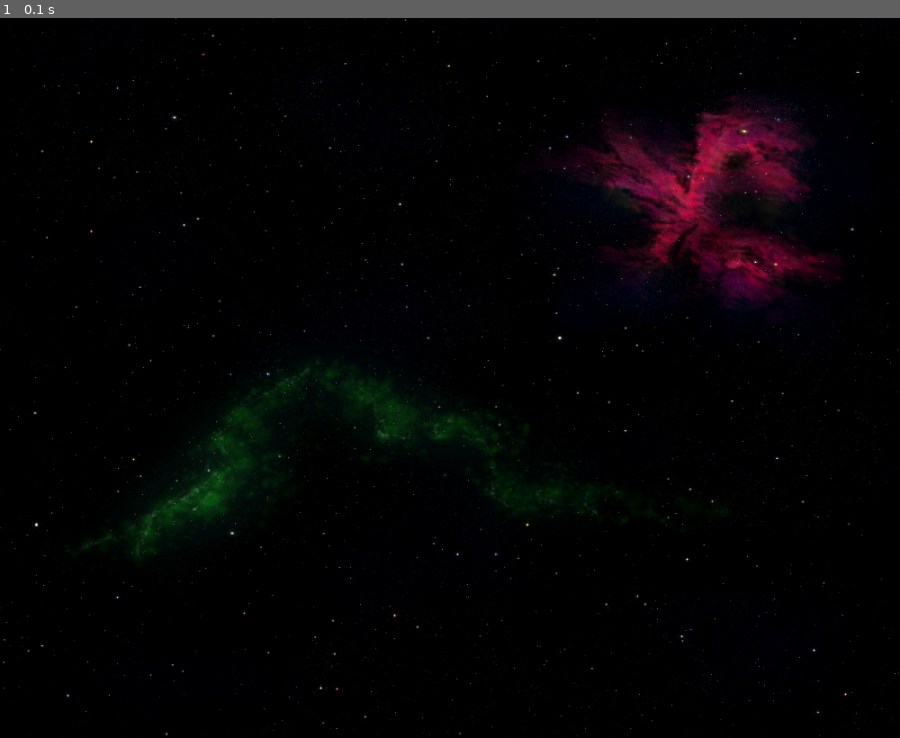
Above: before the commit, frame 1.
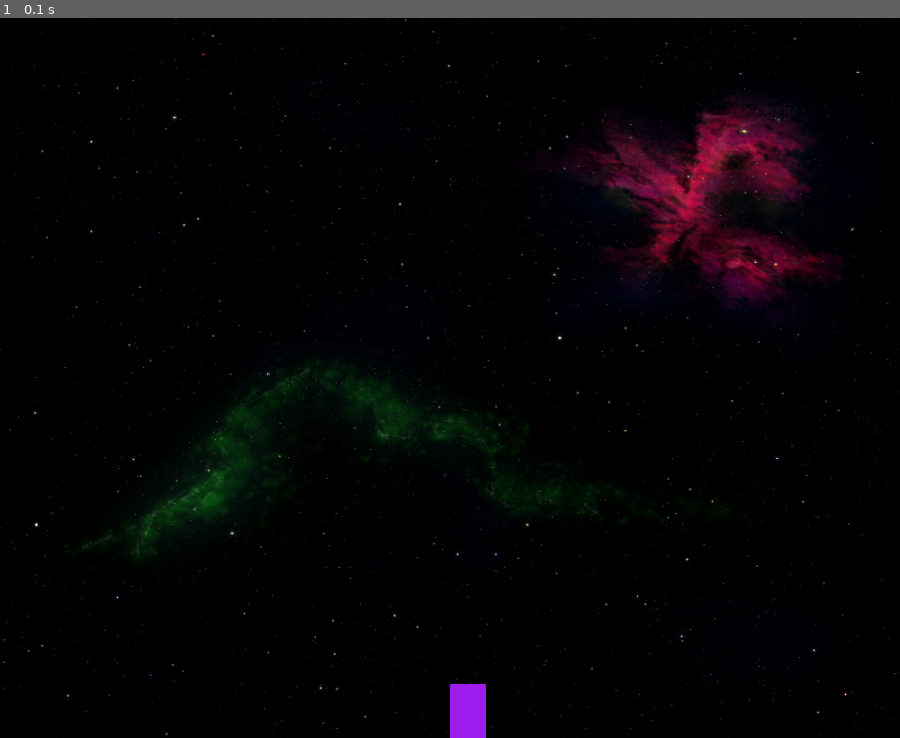
Above: after the commit, the same moment.

Repository: AmirmasoudCS/Pygame-Course
Game: pygame game, started from project_01/main.py
The game is run twice, just before and just after one commit, with the same random seed, the same clock (stepped at 60 frames per second) and the same inputs.
Inputs:
- Up to frame 1 (0.1 s): no input

The runs differ from the first frame. In frame 1, 0.3% of the frame differs, in the area x 50-54%, y 92-100%.

Commit message:
Updating the draw function to draw the player character as well

Diff:
--- a/project_01/main.py
+++ b/project_01/main.py
@@ -12,8 +12,11 @@
 PLAYER_WIDTH = 40
 PLAYER_HEGIHT = 60
 
-def draw():
+def draw(player):
     WIN.blit(BG, (0, 0))
+
+    pygame.draw.rect(WIN, "purple", player)
+
     pygame.display.update()
 
 def main():
@@ -26,7 +29,7 @@
             if event.type == pygame.QUIT:
                 run = False
                 break
-        draw()
+        draw(player)
 
     pygame.quit()
 
